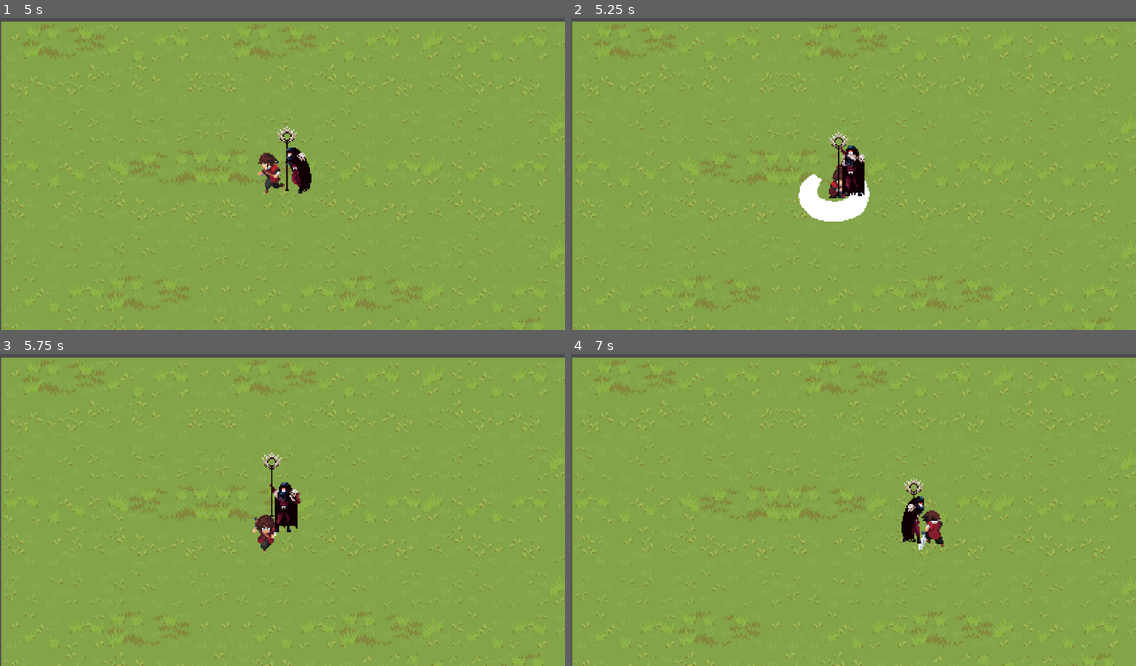
Above: before the commit, frames 1-4 (two rows, left to right).
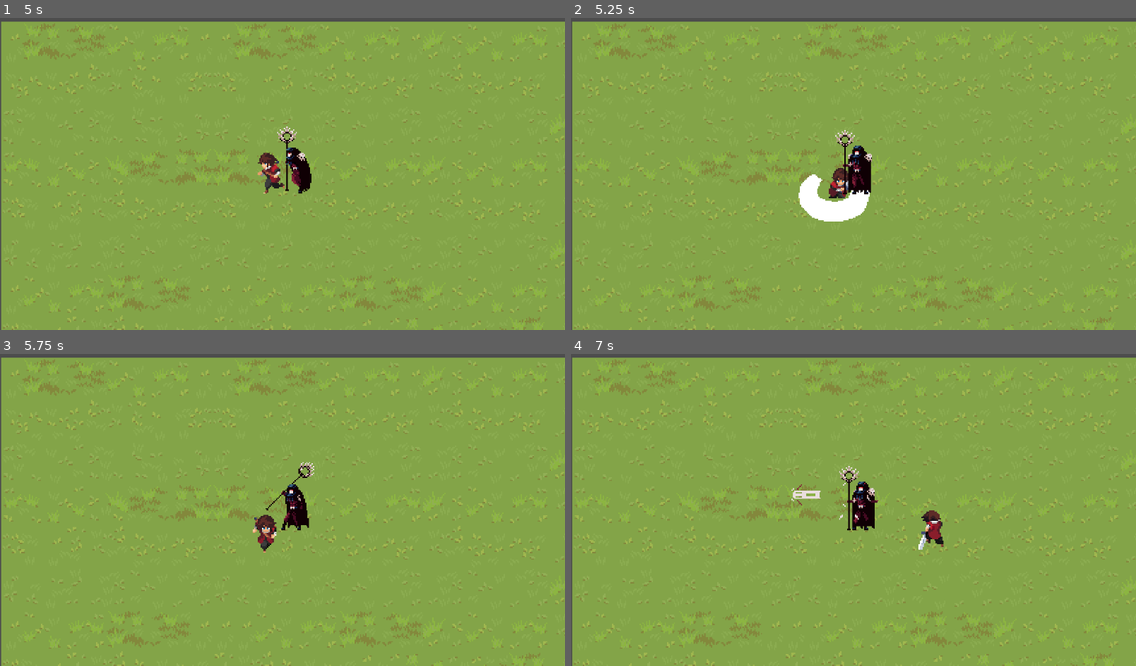
Above: after the commit, the same moments.

Repository: NicolasLuciano/Stones-Unhallowed
Game: Godot game, scene res://scenes/levels/kingdom_01/kingdom_01.tscn
Two runs of this game, one before a commit and one after it. Both use one fixed random seed, a clock stepped at 60 frames per second and the inputs below.
Inputs (mouse positions are in pixels of both pictures, inside the frame that each line leads up to):
- Up to frame 1 (5 s): move the mouse to (406, 158) at 0.52 s; hold D (right) 0.53-1.28 s; click (406, 158) at 0.6 s; move the mouse to (169, 189) at 1.27 s; hold S (down) 1.28-2.03 s; click (169, 189) at 1.35 s; move the mouse to (339, 105) at 2.02 s; hold D (right) 2.03-2.78 s; click (339, 105) at 2.1 s; move the mouse to (254, 236) at 2.77 s; hold W (up) 2.78-3.53 s; click (254, 236) at 2.85 s; move the mouse to (452, 220) at 3.52 s; hold A (left) from 3.53 s (still down); click (452, 220) at 3.6 s; move the mouse to (113, 127) at 4.27 s; click (113, 127) at 4.35 s
- Up to frame 2 (5.25 s): move the mouse to (881, 174) at 5.02 s; release A (left) at 5.03 s; hold S (down) from 5.03 s (still down); click (881, 174) at 5.1 s
- Up to frame 3 (5.75 s): keep holding S (down)
- Up to frame 4 (7 s): move the mouse to (768, 432) at 5.77 s; release S (down) at 5.78 s; hold D (right) 5.78-6.53 s; click (768, 432) at 5.85 s; move the mouse to (977, 494) at 6.52 s; hold W (up) from 6.53 s (still down); click (977, 494) at 6.6 s

Frame 1 is identical in both runs. In frame 2, 0.8% of the frame differs, in the area x 45-54%, y 35-58%; in frame 3, 0.9%; in frame 4, 1.4%, in the area x 39-63%, y 35-61%.

Commit message:
ahora recibe dmg enemigo(devuelta)

Diff:
--- a/scenes/characters/player/player.gd
+++ b/scenes/characters/player/player.gd
@@ -8,7 +8,7 @@
 var last_direction = "down"
 
 @onready var sprite = $AnimatedSprite2D
-@onready var hitbox = $Hitbox_attack1
+@onready var hitbox = $Area2D2/Hitbox_attack1
 @onready var attack_timer = $Attack_Cooldown
 
 var hitbox_positions = {
--- a/scenes/characters/player/player.tscn
+++ b/scenes/characters/player/player.tscn
@@ -14,9 +14,6 @@
 [ext_resource type="Texture2D" uid="uid://tbg737mssend" path="res://assets/sprites/characters/RUN/run_right.png" id="11_8y75b"]
 [ext_resource type="Texture2D" uid="uid://dmi4lpwlcupn5" path="res://assets/sprites/characters/RUN/run_up.png" id="12_tebod"]
 
-[sub_resource type="RectangleShape2D" id="RectangleShape2D_dsast"]
-size = Vector2(41, 16)
-
 [sub_resource type="AtlasTexture" id="AtlasTexture_6nfx3"]
 atlas = ExtResource("1_bsn6e")
 region = Rect2(0, 0, 96, 80)
@@ -754,13 +751,13 @@
 
 [sub_resource type="CapsuleShape2D" id="CapsuleShape2D_bsn6e"]
 
+[sub_resource type="RectangleShape2D" id="RectangleShape2D_dsast"]
+size = Vector2(41, 16)
+
 [node name="Player" type="CharacterBody2D" unique_id=276134883 groups=["player"]]
-collision_mask = 12
+collision_layer = 0
+collision_mask = 0
 script = ExtResource("1_blysn")
-
-[node name="Hitbox_attack1" type="CollisionShape2D" parent="." unique_id=369526628 groups=["player_attack"]]
-position = Vector2(-20.5, 8)
-shape = SubResource("RectangleShape2D_dsast")
 
 [node name="AnimatedSprite2D" type="AnimatedSprite2D" parent="." unique_id=870520923]
 sprite_frames = SubResource("SpriteFrames_dsast")
@@ -776,4 +773,16 @@
 shape = SubResource("CapsuleShape2D_bsn6e")
 debug_color = Color(0.9757804, 0.15746608, 0, 0.41960785)
 
+[node name="Area2D2" type="Area2D" parent="." unique_id=1006331620 groups=["player_attack"]]
+collision_layer = 2
+collision_mask = 4
+
+[node name="Hitbox_attack1" type="CollisionShape2D" parent="Area2D2" unique_id=369526628]
+position = Vector2(-20.5, 8)
+shape = SubResource("RectangleShape2D_dsast")
+
+[node name="Hurtbox" type="CollisionShape2D" parent="." unique_id=990242694]
+shape = SubResource("CapsuleShape2D_bsn6e")
+debug_color = Color(0.9757804, 0.15746608, 0, 0.41960785)
+
 [connection signal="timeout" from="Attack_Cooldown" to="." method="_on_attack_cooldown_timeout"]
